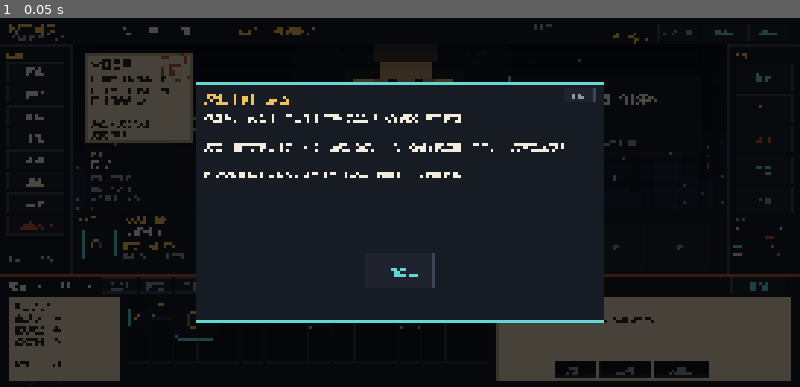
Above: before the commit, frame 1.
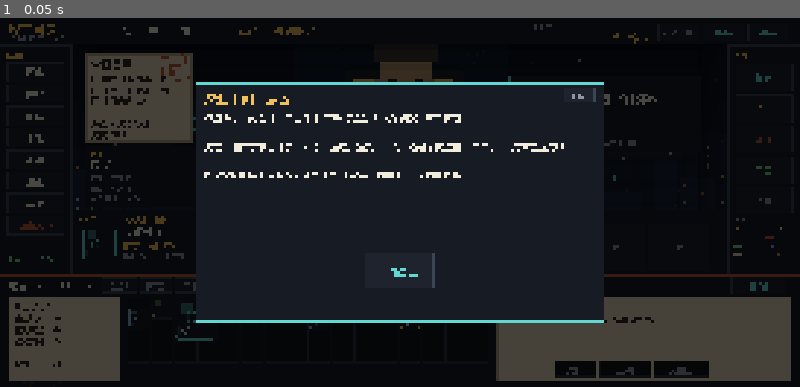
Above: after the commit, the same moment.

Repository: caiyipeng2/Probably-Stolen
Game: Godot game, scene res://scenes/Main.tscn
Same seed, same stepped clock (60 frames per second), same inputs: the game is played once before the commit and once after it. Sound files missing from this copy of the repository are replaced by a short silence.
Inputs:
- Up to frame 1 (0.05 s): no input

The runs differ from the first frame. In frame 1, 0.2% of the frame differs, in the area x 11-53%, y 57-86%.

Commit message:
M13: add public audio and per-item icons
Synthesize original public-build music, ambience and twelve SFX,
generate distinct placeholder icons for the 21 public catalog items,
and fall back between private and public audio/icon paths. Verify
both paths with --audioinfo and ship the M13 APK.

Diff:
--- a/project.godot
+++ b/project.godot
@@ -4,7 +4,7 @@
 
 [application]
 config/name="深空当铺：手机版"
-config/description="Probably Stolen mobile port - M12"
+config/description="Probably Stolen mobile port - M13"
 run/main_scene="res://scenes/Main.tscn"
 config/features=PackedStringArray("4.7", "GL Compatibility")
 
--- a/scripts/game_state.gd
+++ b/scripts/game_state.gd
@@ -535,11 +535,17 @@
 func item_icon_path(def: Dictionary) -> String:
 	var icon := String(def.get("icon", ""))
 	var force_public := "--publicassets" in OS.get_cmdline_args()
+	var p := ""
 	if not force_public and icon != "":
-		var p := "res://assets_private/items/" + icon
+		p = "res://assets_private/items/" + icon
 		if ResourceLoader.exists(p):
 			return p
 		p = "res://assets/items/" + icon
+		if ResourceLoader.exists(p):
+			return p
+	var iid := String(def.get("id", ""))
+	if iid != "":
+		p = "res://assets_public/items/" + iid + ".png"
 		if ResourceLoader.exists(p):
 			return p
 	return _public_item_icon(def)
--- a/scripts/main.gd
+++ b/scripts/main.gd
@@ -140,6 +140,7 @@
 	force_public_assets = "--publicassets" in OS.get_cmdline_args()
 	_setup_theme()
 	_setup_audio()
+	_audioinfo_if_requested()
 	_build_ui()
 	GameState.state_changed.connect(_refresh)
 	GameState.customer_changed.connect(_on_customer_changed)
@@ -337,6 +338,15 @@
 		th.default_font_size = 30
 		theme = th
 
+func _audioinfo_if_requested() -> void:
+	if not "--audioinfo" in OS.get_cmdline_args():
+		return
+	print("AUDIO music=", _audio_path("music_main.ogg"), " len=", music_player.stream.get_length() if music_player.stream else 0.0)
+	print("AUDIO ambience=", _audio_path("ambience_station.ogg"), " len=", ambience_player.stream.get_length() if ambience_player.stream else 0.0)
+	for key in ["click", "cash", "fail", "bell", "page", "shutter", "machine", "drink", "gun", "hit", "water", "soft"]:
+		print("AUDIO sfx=", key, " path=", _audio_path("sfx_%s.ogg" % key))
+	get_tree().quit()
+
 func _setup_audio() -> void:
 	var cfg := FileAccess.open("user://audio.json", FileAccess.READ)
 	if cfg:
@@ -346,16 +356,16 @@
 	music_player = AudioStreamPlayer.new()
 	music_player.volume_db = -18.0
 	add_child(music_player)
-	var music_path := "res://assets_private/audio/music_main.ogg"
-	if ResourceLoader.exists(music_path):
+	var music_path := _audio_path("music_main.ogg")
+	if music_path != "":
 		music_player.stream = load(music_path)
 		if audio_enabled:
 			music_player.play()
 	ambience_player = AudioStreamPlayer.new()
 	ambience_player.volume_db = -22.0
 	add_child(ambience_player)
-	var amb_path := "res://assets_private/audio/ambience_station.ogg"
-	if ResourceLoader.exists(amb_path):
+	var amb_path := _audio_path("ambience_station.ogg")
+	if amb_path != "":
 		ambience_player.stream = load(amb_path)
 		if audio_enabled:
 			ambience_player.play()
@@ -365,11 +375,20 @@
 		add_child(p)
 		sfx_players.append(p)
 
+func _audio_path(name: String) -> String:
+	var private_path := "res://assets_private/audio/" + name
+	var public_path := "res://assets_public/audio/" + name
+	if force_public_assets:
+		return public_path if ResourceLoader.exists(public_path) else ""
+	if ResourceLoader.exists(private_path):
+		return private_path
+	return public_path if ResourceLoader.exists(public_path) else ""
+
 func _play_sfx(key: String) -> void:
 	if not audio_enabled or sfx_players.is_empty():
 		return
-	var path := "res://assets_private/audio/sfx_%s.ogg" % key
-	if not ResourceLoader.exists(path):
+	var path := _audio_path("sfx_%s.ogg" % key)
+	if path == "":
 		return
 	if not sfx_cache.has(path):
 		sfx_cache[path] = load(path)
@@ -526,7 +545,7 @@
 func _build_hud() -> void:
 	_panel(self, Vector2.ZERO, Vector2(2340, 80), C_PANEL, C_LINE)
 	_label(self, "深空当铺", Vector2(24, 8), Vector2(300, 48), 36, C_AMBER)
-	_label(self, "MOBILE PORT · M12", Vector2(26, 50), Vector2(300, 22), 16, C_MUTED)
+	_label(self, "MOBILE PORT · M13", Vector2(26, 50), Vector2(300, 22), 16, C_MUTED)
 	day_label = _label(self, "", Vector2(360, 18), Vector2(320, 42), 30, C_TEXT)
 	rent_label = _label(self, "", Vector2(700, 18), Vector2(520, 42), 30, C_AMBER)
 	_label(self, "信用点", Vector2(1560, 8), Vector2(200, 22), 18, C_MUTED)
Not shown, added: assets_public/audio/ambience_station.ogg.import
Not shown, added: assets_public/audio/music_main.ogg.import
Not shown, added: assets_public/audio/sfx_bell.ogg.import
Not shown, added: assets_public/audio/sfx_cash.ogg.import
Not shown, added: assets_public/audio/sfx_click.ogg.import
Not shown, added: assets_public/audio/sfx_drink.ogg.import
Not shown, added: assets_public/audio/sfx_fail.ogg.import
Not shown, added: assets_public/audio/sfx_gun.ogg.import
Not shown, added: assets_public/audio/sfx_hit.ogg.import
Not shown, added: assets_public/audio/sfx_machine.ogg.import
Not shown, added: assets_public/audio/sfx_page.ogg.import
Not shown, added: assets_public/audio/sfx_shutter.ogg.import
(and 63 more such lines)
